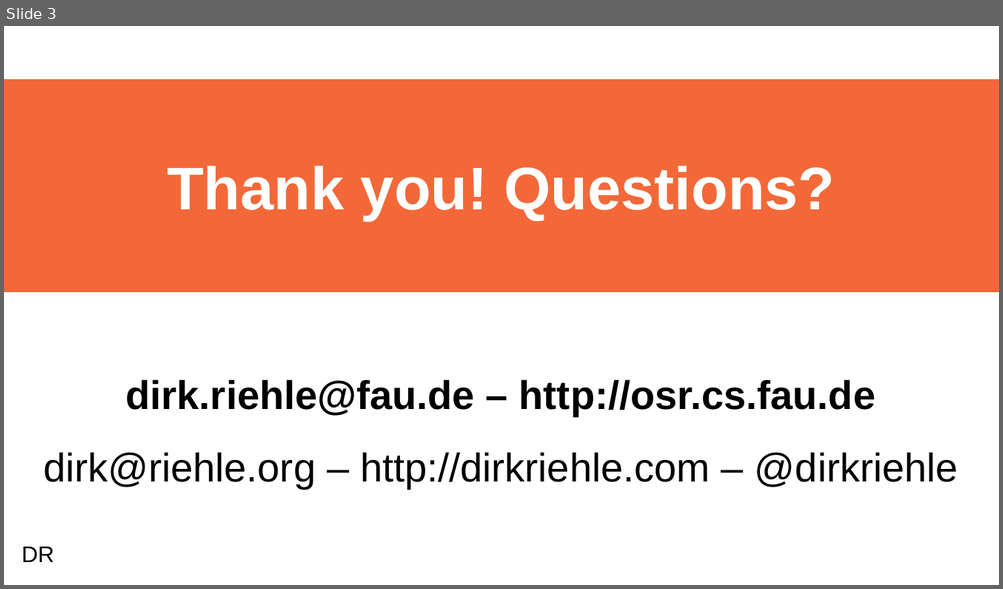
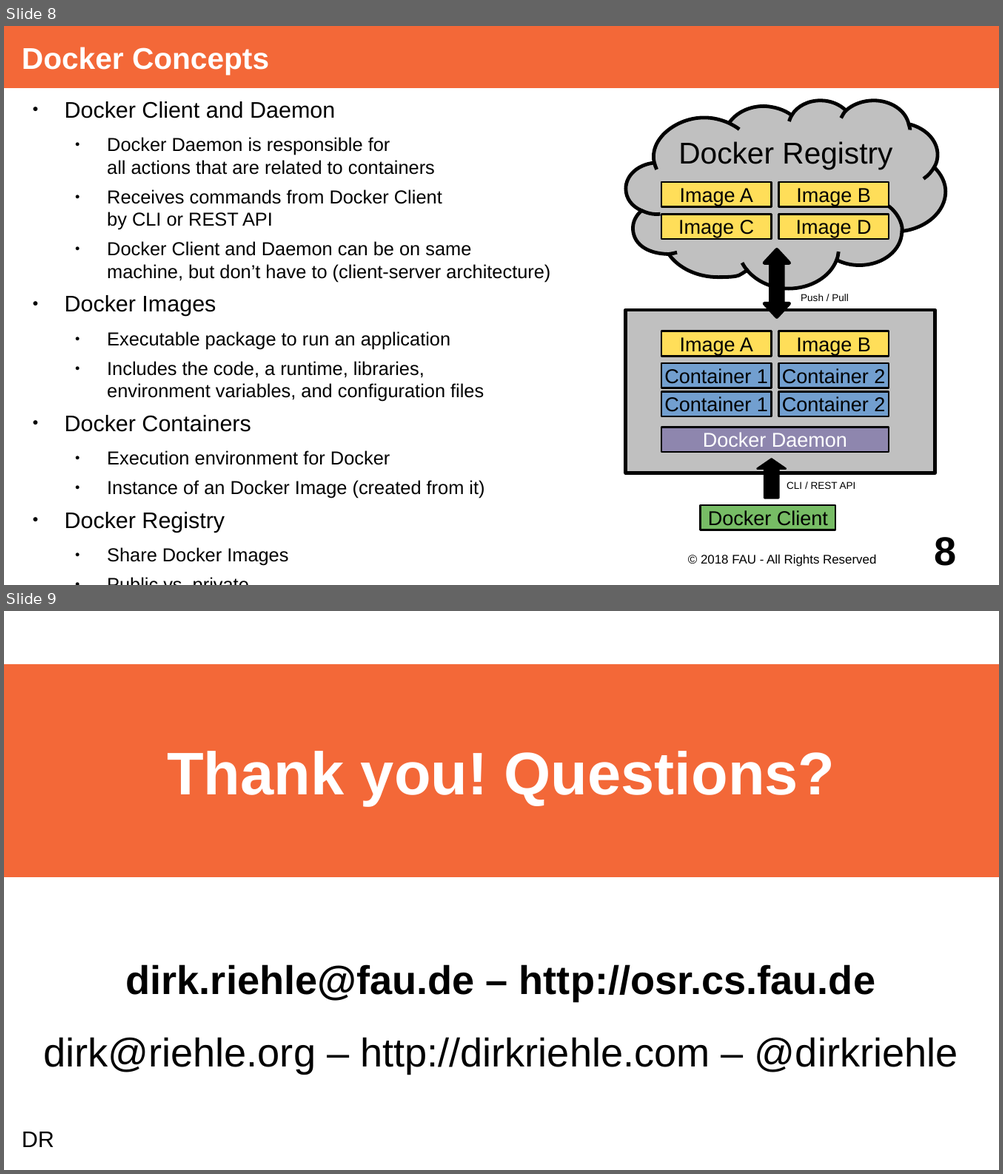
Before and after one commit to dirkriehle/adap-course, a slide deck: Lecture Slides/ADAP Z01 - Containerization.odp. Shown one above the other, each under a label of ours: slide 3 before the commit, slides 8 and 9 after it. The pictures are 1003x589 and 1003x1174 pixels, drawn with LibreOffice and Linux fonts; fonts in the diff are those of the drawing. Boxes give left, top, right and bottom in pixels: in the first picture for what was removed or moved away, otherwise in the second. Text is boxed around its words. In the diff, an @@ line names an element or a change of style, - is before the commit and + after.

Commit message:
Add Docker introduction without coding hints yet

```diff
--- a/Lecture Slides/ADAP Z01 - Containerization.odp
+++ b/Lecture Slides/ADAP Z01 - Containerization.odp
@@ slide 8 added at [4,26,999,585], background #FFFFFF @@
@@ title added at [4,26,999,88], fill #F36838, 24 pt, text #FFFFFF, bold @@
+Docker Concepts
@@ text added at [65,101,550,566], 15 pt, text #000000 @@
+● Docker Client and Daemon
+  ● Docker Daemon is responsible for
+    all actions that are related to containers
+  ● Receives commands from Docker Client
+    by CLI or REST API
+  ● Docker Client and Daemon can be on same
+    machine, but don’t have to (client-server architecture)
+● Docker Images
+  ● Executable package to run an application
+  ● Includes the code, a runtime, libraries,
+    environment variables, and configuration files
+● Docker Containers
+  ● Execution environment for Docker
+  ● Instance of an Docker Image (created from it)
+● Docker Registry
+  ● Share Docker Images
+  ● Public vs. private
@@ freeform shape added at [626,101,945,289], fill #C0C0C0, outline #000000 2.83 pt @@
@@ text added at [678,141,892,170], 24 pt, text #000000 @@
+Docker Registry
@@ rectangle added at [661,182,771,207], fill #FFDE59, outline #000000 1.5 pt, 16 pt, text #000000 @@
+Image A
@@ rectangle added at [778,182,888,207], fill #FFDE59, outline #000000 1.5 pt, 16 pt, text #000000 @@
+Image B
@@ rectangle added at [661,215,771,240], fill #FFDE59, outline #000000 1.5 pt, 16 pt, text #000000 @@
+Image C
@@ rectangle added at [778,215,888,240], fill #FFDE59, outline #000000 1.5 pt, 16 pt, text #000000 @@
+Image D
@@ up down arrow added at [765,249,790,318], fill #000000, outline #000000 2.83 pt @@
@@ rectangle added at [626,310,936,474], fill #C0C0C0, outline #000000 2.83 pt @@
@@ text added at [800,294,848,301], 8 pt, text #000000 @@
+Push / Pull
@@ rectangle added at [661,332,771,358], fill #FFDE59, outline #000000 1.5 pt, 16 pt, text #000000 @@
+Image A
@@ rectangle added at [778,332,888,358], fill #FFDE59, outline #000000 1.5 pt, 16 pt, text #000000 @@
+Image B
@@ rectangle added at [661,363,771,389], fill #729FCF, outline #000000 1.5 pt, 16 pt, text #000000 @@
+Container 1
@@ rectangle added at [778,363,888,389], fill #729FCF, outline #000000 1.5 pt, 16 pt, text #000000 @@
+Container 2
@@ rectangle added at [661,392,771,417], fill #729FCF, outline #000000 1.5 pt, 16 pt, text #000000 @@
+Container 1
@@ rectangle added at [778,392,888,417], fill #729FCF, outline #000000 1.5 pt, 16 pt, text #000000 @@
+Container 2
@@ rectangle added at [661,428,888,453], fill #8E86AE, outline #000000 1.5 pt, 16 pt, text #FFFFFF @@
+Docker Daemon
@@ up arrow added at [757,459,785,498], fill #000000, outline #000000 1.5 pt @@
@@ text added at [786,482,856,489], 8 pt, text #000000 @@
+CLI / REST API
@@ rectangle added at [701,506,836,531], fill #77BC65, outline #000000 1.5 pt, 16 pt, text #000000 @@
+Docker Client
@@ text added at [700,554,876,567], 10 pt, text #000000 @@
+© 2018 FAU - All Rights Reserved
@@ page number added at [934,537,956,566], 32 pt, text #000000, bold @@
+8
@@ what was slide 3 is now slide 9 @@
```
Also in this commit, not shown: 2 slides changed, 5 other slides added.
